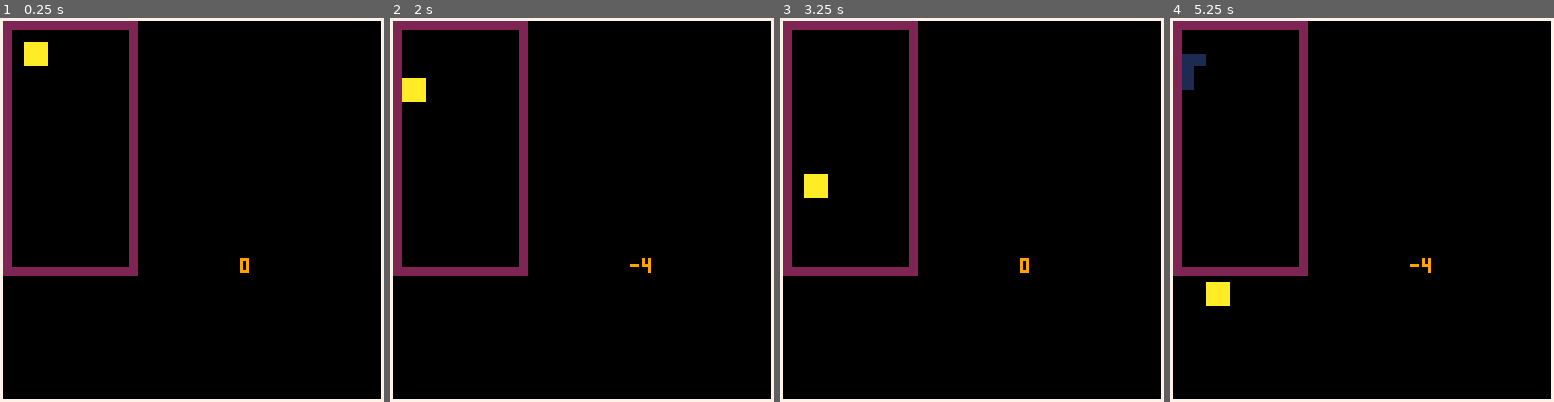
Above: before the commit, frames 1-4 (left to right).
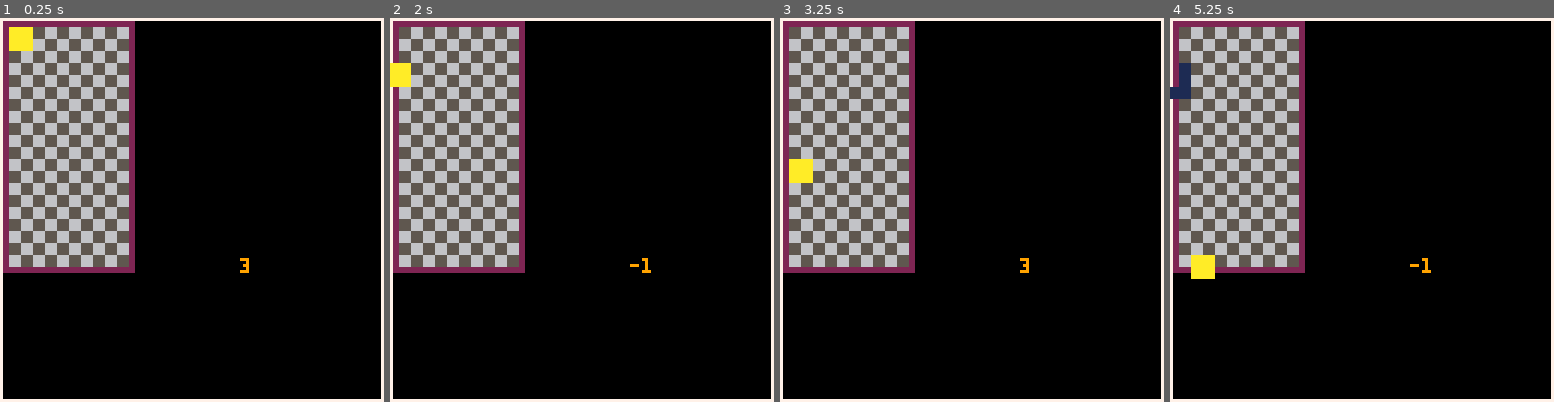
Above: after the commit, the same moments.

Repository: ayanamee/bistro8
Game: PICO-8 cartridge tetris/tetris.p8
Same seed, same stepped clock (60 frames per second), same inputs: the game is played once before the commit and once after it.
Inputs:
- Up to frame 1 (0.25 s): no input
- Up to frame 2 (2 s): tap O (Z key) at 0.33, 0.7, 1.43 s; tap X (X key) at 1.07 s; hold Left from 1.97 s (still down)
- Up to frame 3 (3.25 s): tap X (X key) every 0.33 s from 2.07 to 3.07 s; tap O (Z key) at 2.22, 3.1 s; release Left at 2.37 s; hold Down 2.42-2.82 s; hold Right from 2.87 s (still down)
- Up to frame 4 (5.25 s): tap X (X key) every 0.33 s from 3.4 to 5.07 s; release Right at 3.53 s; hold Up 3.58-4.08 s; tap O (Z key) at 3.98, 4.87 s; hold Right 4.13-4.53 s; hold Down 4.58-5.08 s; hold Left from 5.13 s (still down)

The runs differ from the first frame. In frame 1, 20% of the frame differs, in the area x 0-65%, y 0-68%; in frame 2, 20%; in frame 3, 20%; in frame 4, 21%, in the area x 0-68%, y 0-75%.

Commit message:
working on tetris
- scalable board border thickness and position

Diff:
--- a/tetris/tetris.p8
+++ b/tetris/tetris.p8
@@ -3,30 +3,12 @@
 __lua__
 #include tetrislib.lua
 
---board variables
-h = 20*4
-w = 10*4
-thickness=2
-bx0= 1
-by0= 1
-x0= bx0+thickness
-y0= by0+thickness
 
---tetromino variables
-speed = 1
-current_tet = {}
-
---gravity
-gravity_buffer = 0
-default_g_force = 2
-high_g = 30
-g_force = default_g_force
-
---Game States
-running = 0
 
 function _init()
     pokes()
+
+    init_board()
     init_tetrominoes()
     current_tet = pop_tetromino(tet_list)
     running = 1
@@ -43,20 +25,19 @@
 function _draw()
     cls()
     if running then
-        draw_board(thickness,2)
+        draw_borders(thickness,2)
+        draw_board()
         draw_dead_tets()
         current_tet:draw()
-        print(current_tet.x,80,80, 9)
-
-
+        print(current_tet.x,80,80,9)
     end
 end
 
-function draw_board(t,c) --t is thickness, c is color
- 	rectfill(bx0,by0,bx0+2*t+w,by0+t,c) --upper bar
- 	rectfill(bx0,by0+t+h,bx0+2*t+w,by0+2*t+h,c) --lower bar
+function draw_borders(t,c) --t is thickness, c is color
+ 	rectfill(bx0,by0,bx0+2*t+w-1,by0+t-1,c) --upper bar
+ 	rectfill(bx0,by0+t+h-1,bx0+2*t+w-1,by0+2*t-1+h,c) --lower bar
  	rectfill(bx0,by0+t,bx0+t,by0+t+h,c) --left bar
- 	rectfill(bx0+t+w,by0+t,bx0+2*t+w,by0+t+h,c) --right bar
+ 	rectfill(bx0+t+w,by0+t,bx0+2*t+w-1,by0+t+h,c) --right bar
     rect(0,0,127,127,7)
 end
 
--- a/tetris/tetrislib.lua
+++ b/tetris/tetrislib.lua
@@ -1,35 +1,61 @@
---[[
 
-Tetromino : metatable for all tetrominoes
+--board variables
+h = 20*4
+w = 10*4
+thickness=2
+bx0= 1
+by0= 1
+x0= bx0+thickness
+y0= by0+thickness
 
-]]
+--tetromino variables
+speed = 1
+current_tet = {}
+
+--gravity
+gravity_buffer = 0
+default_g_force = 2
+high_g = 30
+g_force = default_g_force
+
+--Game States
+running = 0
 
 board = {}
 
-Tetromino = {sprite = 0, x=0, y=0, i=0,j=0, name='', rotation=0, alive=1}
+Tetromino = {sprite = 0, x=x0, y=y0, idx=1, idy=1, name='', flipx=false, flipy=false, alive=1}
 Tetromino.__index = Tetromino
 
 
 function init_board()
-
     for i=1, 20 do
         board[i]={}
         for j=1, 10 do
-            board[i][j] = {full = 0}
+            board[i][j] = {full = 0, x=x0+4*(j-1),y=y0+4*(i-1)}
         end
     end
 end
+
+function draw_board()
+    for i=1, 20 do
+        for j=1, 10 do
+            rectfill(board[i][j].x, board[i][j].y, board[i][j].x+3, 3+board[i][j].y,  5+ (i+j)%2)
+        end
+    end
+
+end
+
 
 
 function Tetromino:new(o)
     o = o or {}
     setmetatable(o, self)
-    o.rotation=0
-    o.x=0
-    o.y=0
-    o.i=0
-    o.j=0
+    o.rotation=1
+    o.idx=1
+    o.idy=1
     alive=1
+    flipx=false
+    flipy=false
     return o
 end
 
@@ -56,7 +82,8 @@
 
 
 function Tetromino:draw()
-    spr(self.sprite, self.x, self.y, 2, 2, flr(self.rotation/2) , self.rotation%2)
+    --spr(self.sprite, self.x, self.y, 2, 2, self.flipx , self.flipy)
+    spr(self.sprite, self.x, board[self.idy][self.idx].y, 2, 2, self.flipx , self.flipy)
 end
 
 function Tetromino:move(amount, left_bound, right_bound)
@@ -72,10 +99,10 @@
     if self.alive==1 then
         gravity_buffer+=force
         if(gravity_buffer>30) then
-            if self.y+4 >= lower_bound then
+            if self.idy == 20 then
                 self:kill_tet()
             else
-                self.y += 4
+                self.idy +=1
                 gravity_buffer=0
             end
         end
@@ -87,6 +114,9 @@
     add(dead_tets, self)
     current_tet=pop_tetromino(tet_list)
 end
+
+
+
 
 function pop_tetromino(tet_list)
     if tet_list[tet_list.index]!=0 then
Not shown, changed: 20 lines of the sprite sheet (__gfx__) section of tetris/tetris.p8
